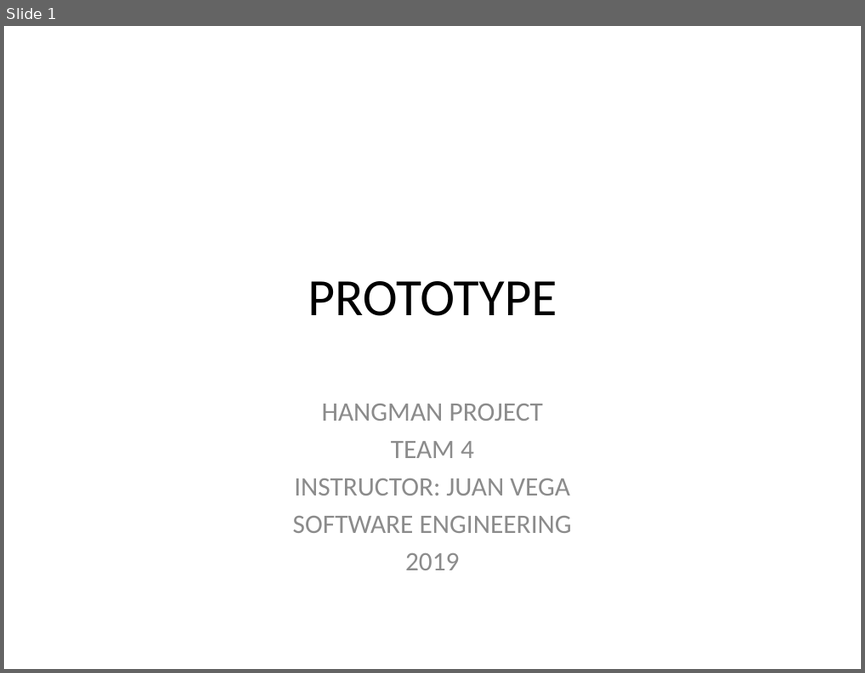
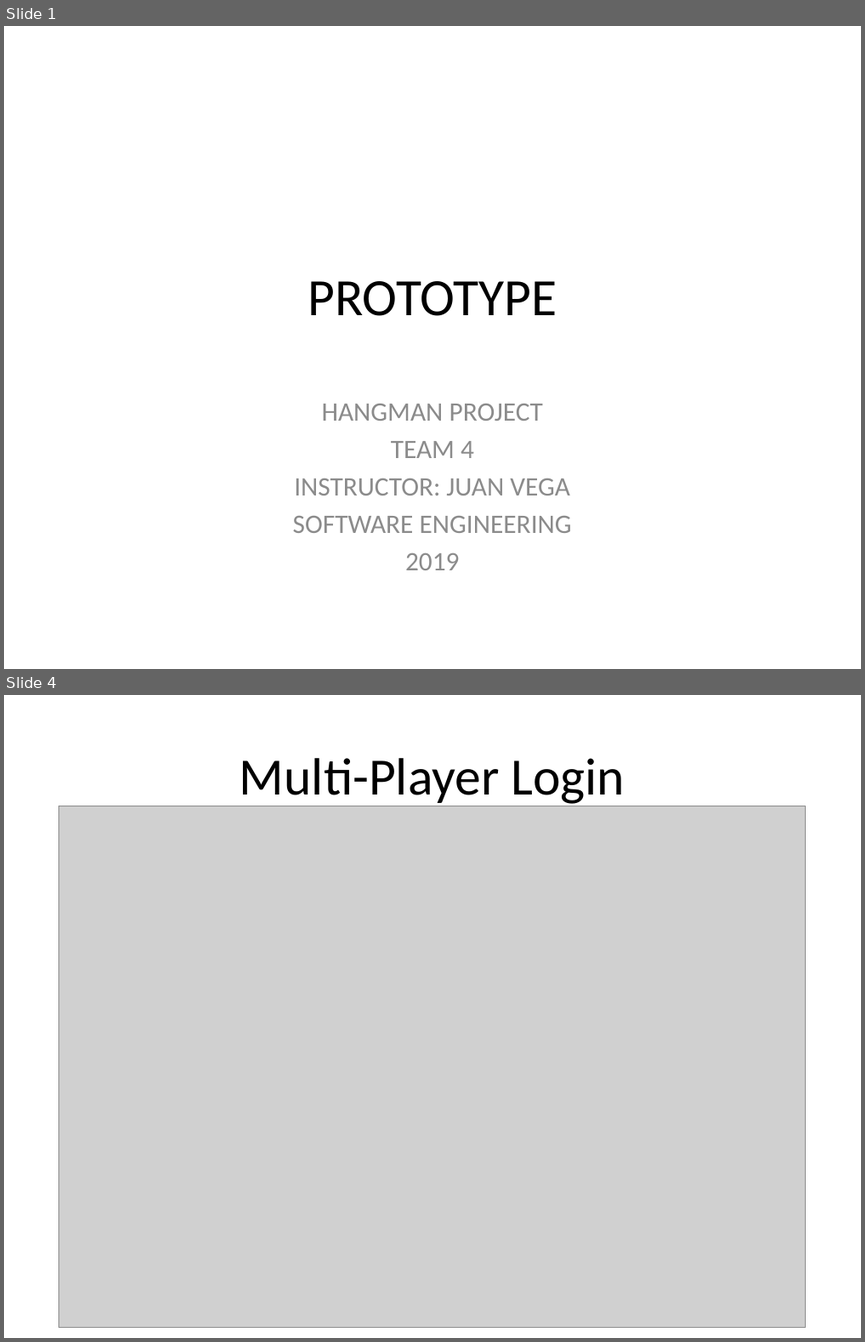
Before and after one commit to mjanny1/Hangman, a slide deck: TEAM4_PROTOTYPE.pptx. Shown one above the other, each under a label of ours: slide 1 before the commit, slides 1 and 4 after it; the slides between them are not shown. The pictures are 865x673 and 865x1342 pixels, drawn with LibreOffice and Linux fonts; fonts in the diff are those of the drawing; grey boxes stand for pictures. Boxes give left, top, right and bottom in pixels: in the first picture for what was removed or moved away, otherwise in the second. Text is boxed around its words. In the diff, an @@ line names an element or a change of style, - is before the commit and + after.

```diff
--- a/TEAM4_PROTOTYPE.pptx
+++ b/TEAM4_PROTOTYPE.pptx
@@ slide 4 added at <box>4,695,861,1338</box>, background #FFFFFF @@
@@ title added at <box>239,758,625,807</box>, 44 pt, text #000000 @@
+Multi-Player Login
@@ picture added at <box>59,806,805,1327</box> @@
```
Also in this commit, not shown: 1 slide changed, 1 other slide added.
